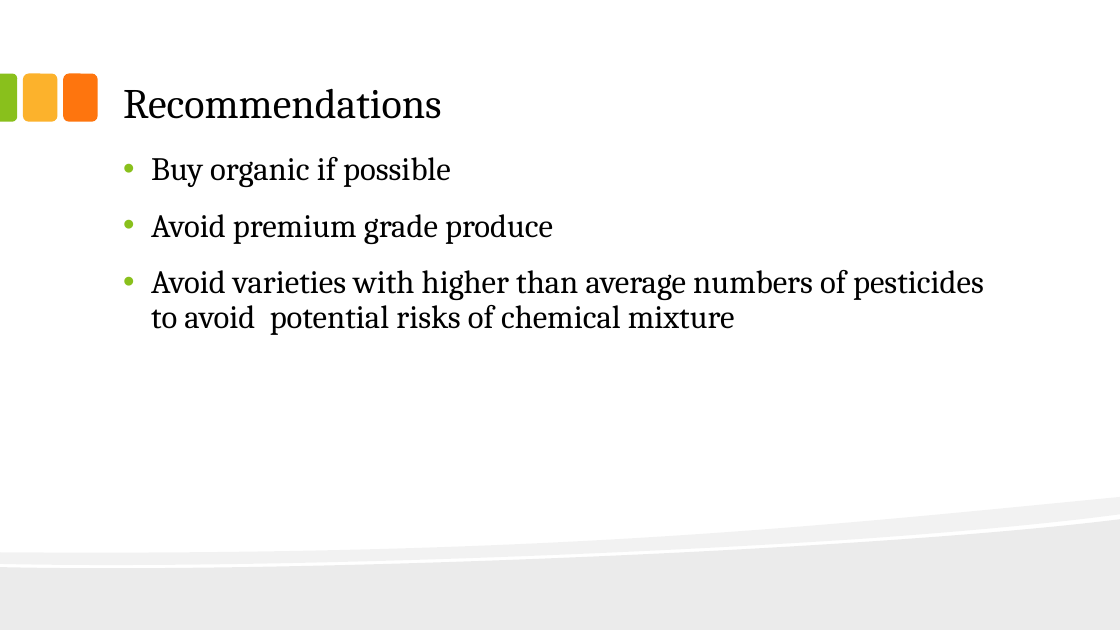
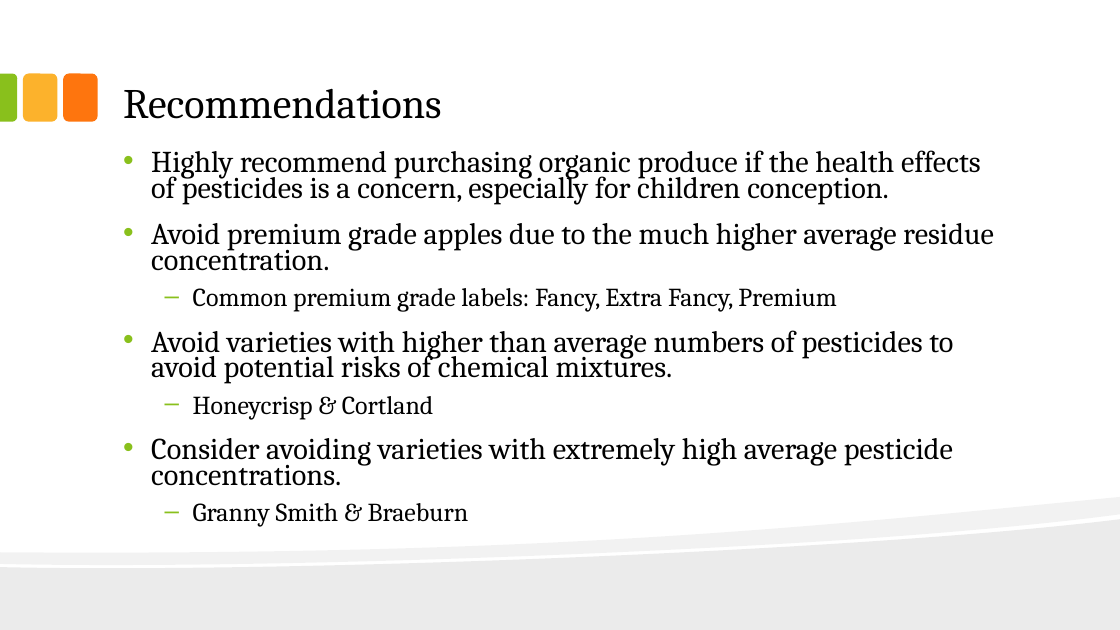
Before and after one commit to hims16s/INFM600-Project-Pesticide-Data-Analysis, a slide deck: slide 17 of Draft/package/INFM600_0101_KeenKoalas_Slides.pptx (slide 12 before the commit). Drawn at 1120x630 pixels with LibreOffice and Linux fonts; fonts in the diff are those of the drawing. Boxes give left, top, right and bottom in pixels: in the first picture for what was removed or moved away, otherwise in the second. Text is boxed around its words. In the diff, an @@ line names an element or a change of style, - is before the commit and + after.

```diff
--- a/Draft/package/INFM600_0101_KeenKoalas_Slides.pptx
+++ b/Draft/package/INFM600_0101_KeenKoalas_Slides.pptx
@@ text at (151,150,994,527): text changed; size 28 to 25.9 pt @@
-• Buy organic if possible
-• Avoid premium grade produce
-• Avoid varieties with higher than average numbers of pesticides to avoid potential risks of chemical mixture
+• Highly recommend purchasing organic produce if the health effects of pesticides is a concern, especially for children conception.
+• Avoid premium grade apples due to the much higher average residue concentration.
+  – Common premium grade labels: Fancy, Extra Fancy, Premium
+• Avoid varieties with higher than average numbers of pesticides to avoid potential risks of chemical mixtures.
+  – Honeycrisp & Cortland
+• Consider avoiding varieties with extremely high average pesticide concentrations.
+  – Granny Smith & Braeburn
```
Also in this commit, not shown: 6 other slides changed, 5 slides added.
